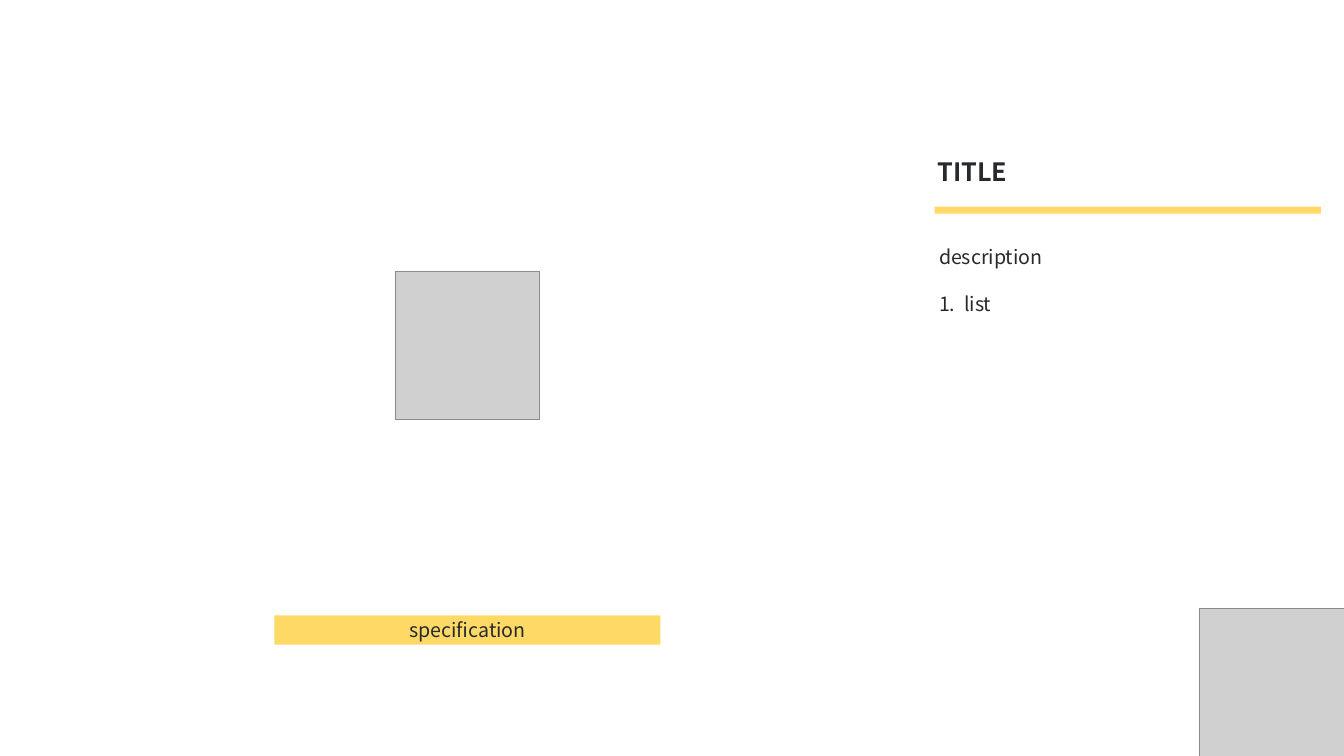
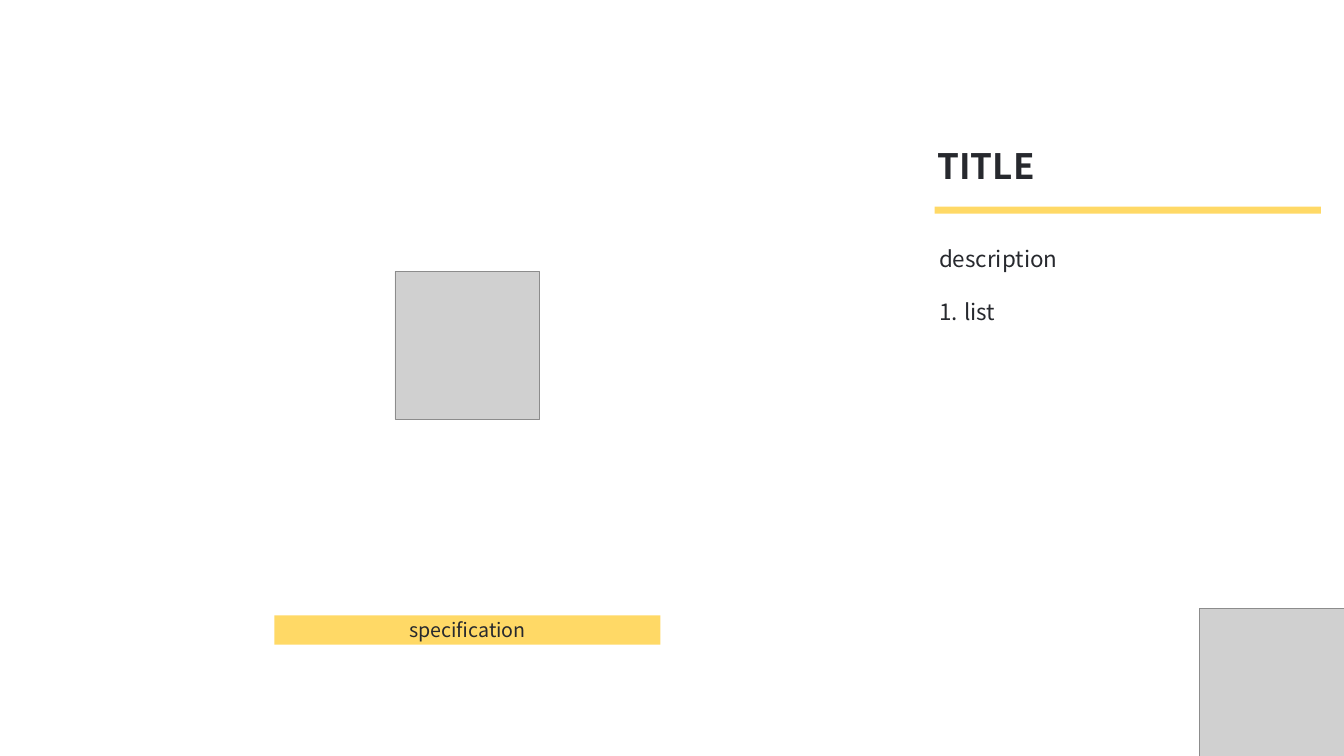
Before and after one commit to doomlover/KSGameEngineTutorials, a slide deck: slide 7 of PPTs/模板.pptx. Drawn at 1344x756 pixels with LibreOffice and Linux fonts; fonts in the diff are those of the drawing; grey boxes stand for pictures. Boxes give left, top, right and bottom in pixels: in the first picture for what was removed or moved away, otherwise in the second. Text is boxed around its words. In the diff, an @@ line names an element or a change of style, - is before the commit and + after.

```diff
--- a/PPTs/模板.pptx
+++ b/PPTs/模板.pptx
@@ text "TITLE": place and size @@
-text "TITLE" at <box>938,162,1008,181</box>
+text "TITLE" at <box>938,153,1035,179</box>
@@ text "TITLE" at <box>938,153,1035,179</box>: size 36 to 50 pt @@
@@ text "description" at <box>939,249,1057,321</box>: size 28 to 32 pt @@
```
Also in this commit, not shown: 9 other slides changed.
